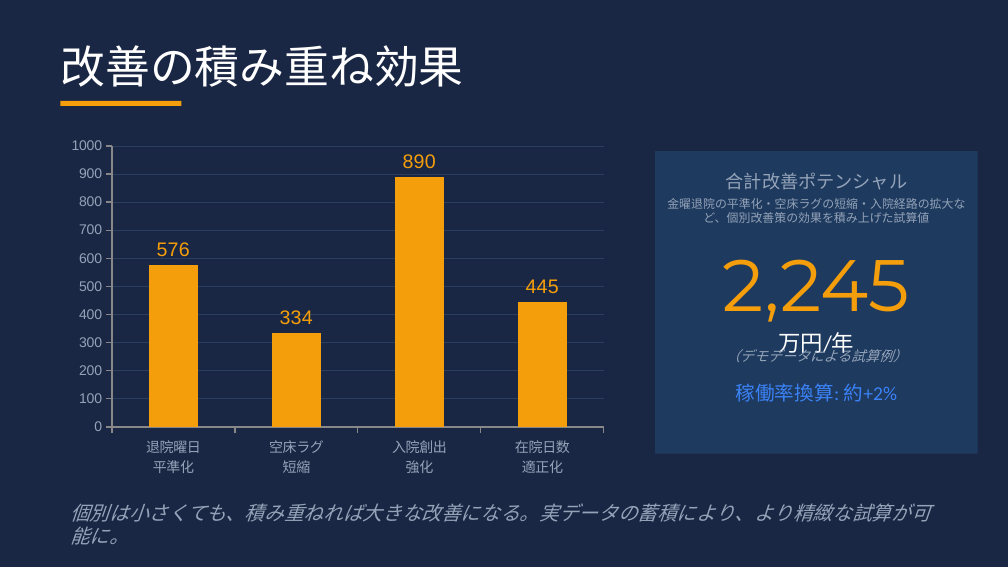
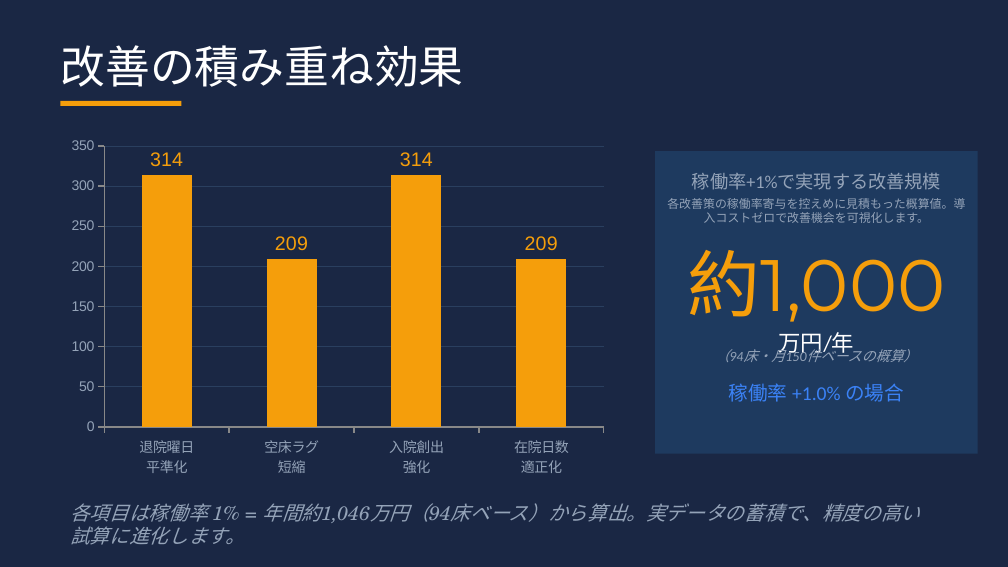
Before and after one commit to torukubota2023/bed-control-simulator, a slide deck: slide 8 of docs/admin/bed_control_evolution_presentation.pptx. Drawn at 1008x567 pixels with LibreOffice and Linux fonts; fonts in the diff are those of the drawing. Boxes give left, top, right and bottom in pixels: in the first picture for what was removed or moved away, otherwise in the second. Text is boxed around its words. In the diff, an @@ line names an element or a change of style, - is before the commit and + after.

```diff
--- a/docs/admin/bed_control_evolution_presentation.pptx
+++ b/docs/admin/bed_control_evolution_presentation.pptx
@@ column chart at (60, 131, 615, 484) @@
-Series 1: 576, 334, 890, 445
+Series 1: 314, 209, 314, 209
@@ text at (692, 173, 941, 190): text changed @@
-合計改善ポテンシャル
+稼働率+1%で実現する改善規模
@@ text at (667, 198, 965, 223): text changed @@
-金曜退院の平準化・空床ラグの短縮・入院経路の拡大など、個別改善策の効果を積み上げた試算値
+各改善策の稼働率寄与を控えめに見積もった概算値。導入コストゼロで改善機会を可視化します。
@@ text at (687, 250, 945, 322): text changed @@
-2,245
+約1,000
@@ text at (744, 346, 786, 362): text changed @@
-（デモデータによる試算例）
+（94床・月150件ベースの概算）
@@ text at (729, 383, 904, 402): text changed @@
-稼働率換算: 約+2%
+稼働率 +1.0% の場合
@@ text at (70, 503, 921, 545): text changed @@
-個別は小さくても、積み重ねれば大きな改善になる。実データの蓄積により、より精緻な試算が可能に。
+各項目は稼働率 1% = 年間約1,046万円（94床ベース）から算出。実データの蓄積で、精度の高い試算に進化します。
```
